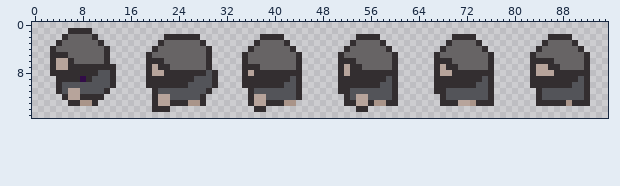
Two versions of one sprite sheet, app/desktop/bin/main/images/characters/player/player_attack_side.png. Above: the version before the commit.
The file is 96x16 pixels. Colours within 5 levels of each other are drawn and written as one.
And afterwards:
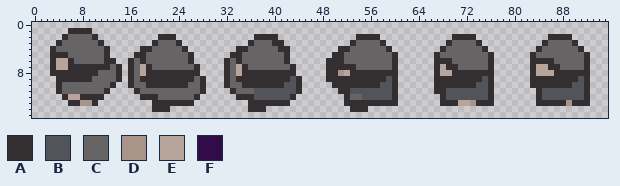
Palette (. is transparent): A #332e30  B #535459  C #676465  D #a99489  E #b7a49b  F #320c48
From old to new:
The author put colour A in row 2 at x 21 and 37; in row 3 at x 20 and 36; in row 4 at x 18 to 19, 34 to 35 and 51; in row 5 at x 17 to 18, 33 to 34 and 50; in row 6 at x 13, 16, 18, 32, 34 and 49 to 50; in rows 7 to 8 at x 14, 16, 32 and 49 to 50.
The author put colour A in row 9 at x 14, 16, 18, 32, 34 and 49 to 50; in row 10 at x 16, 32 and 50; in row 11 at x 17 and 33; in row 12 at x 18 to 19 and 34 to 35; in row 14 at x 36 and 53.
Colour B becomes colour A in rows 9 to 11 at x 28; in row 12 at x 27 and 43.
Colour C becomes colour A in row 3 at x 24 and 40 to 41; in row 4 at x 25 and 41 to 42; in rows 5 to 6 at x 26 and 42; in row 7 at x 27 and 43.
Colour D becomes colour A in row 13 at x 26, 42 and 57 to 58.
Colour E becomes colour A in row 7 at x 52; in row 8 at x 20 to 21 and 36; in row 13 at x 21 to 22, 37 to 38 and 54 to 55.
Colour F becomes colour A in row 9 at x 8.
Colour E becomes colour B in row 12 at x 37 to 38 and 55.
The author put colour C in rows 6 to 9 at x 17 and 33; in row 10 at x 17 to 18 and 33 to 34; in row 11 at x 18 to 19 and 34 to 35.
Colour A becomes colour C in row 3 at x 21 and 37; in row 4 at x 20 and 36; in row 5 at x 19 and 35; in row 6 at x 19 to 21, 35 and 52 to 53; in row 7 at x 13, 21 to 22, 36 to 37 and 54; in rows 8 to 9 at x 13.
Colour A becomes colour C in row 11 at x 20 and 36.
Colour B becomes colour C in row 8 at x 11 to 12; in row 9 at x 10 to 12 and 27; in row 10 at x 5 to 12 and 26 to 27; in row 11 at x 5, 8 to 11 and 21 to 27; in row 12 at x 23 to 26 and 53.
Colour E becomes colour C in row 7 at x 20; in row 11 at x 6 to 7; in row 12 at x 21 to 22 and 54.
Colour A becomes colour D in row 8 at x 51.
The author put colour E in rows 7 to 8 at x 18 and 34.
Colour A is gone in row 2 at x 24 to 27 and 41; in row 3 at x 28 and 42; in row 4 at x 29 and 43; in rows 5 to 7 at x 29 and 44; in row 8 at x 28, 30 and 44; in rows 9 to 10 at x 30.
Colour A is gone in row 11 at x 29; in row 12 at x 28 and 44; in row 13 at x 28.
Colour B is gone in rows 8 to 10 at x 29.
Colour C is gone in row 3 at x 25 to 27; in row 4 at x 26 to 28; in rows 5 to 6 at x 27 to 28 and 43; in row 7 at x 28.
Colour D is gone in row 13 at x 27 and 43.
Changed places in both pictures, as pixel boxes (x1, y1, x2, y2):
changed: (62, 34, 302, 112)
changed: (326, 46, 386, 112)
